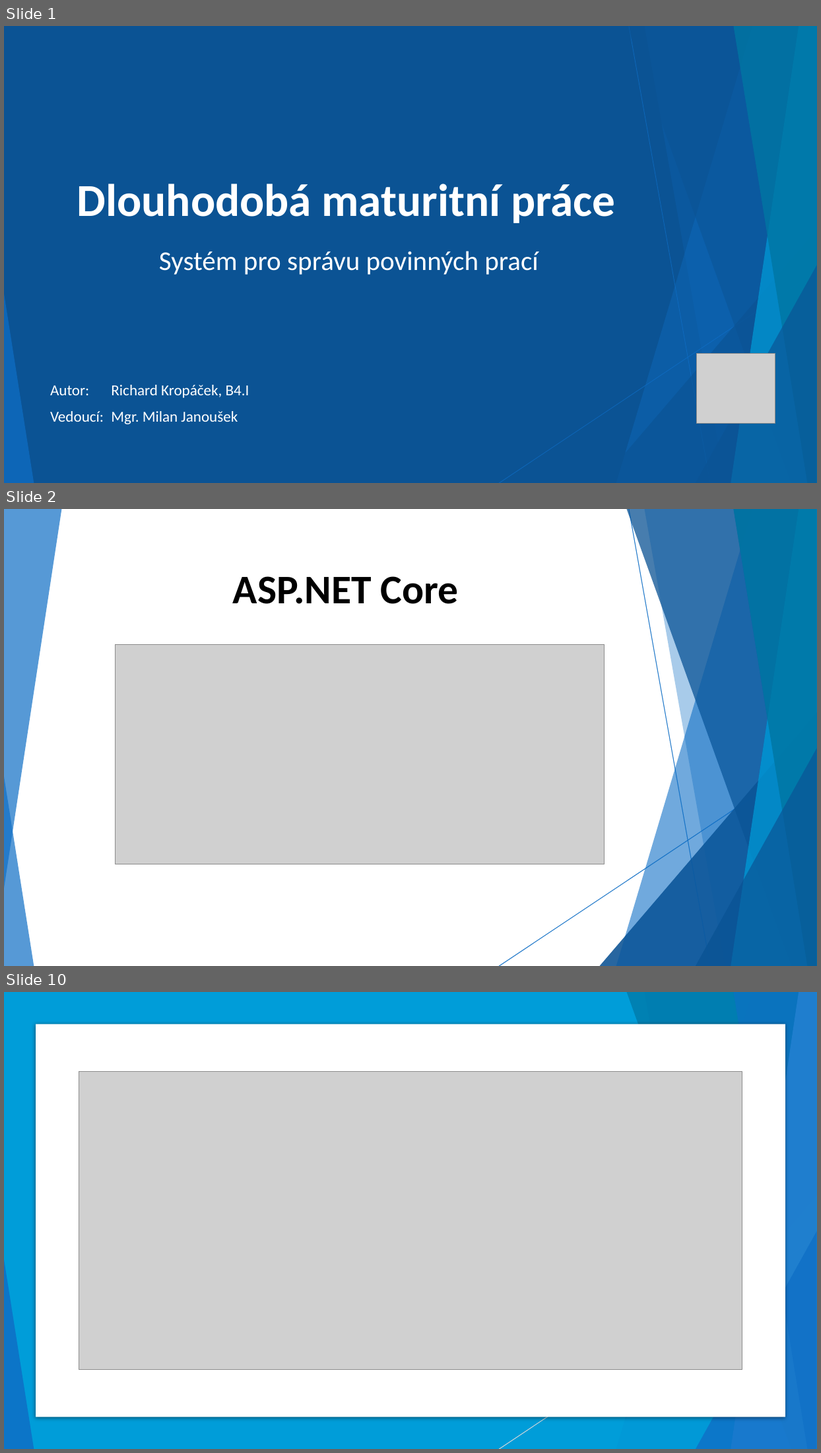
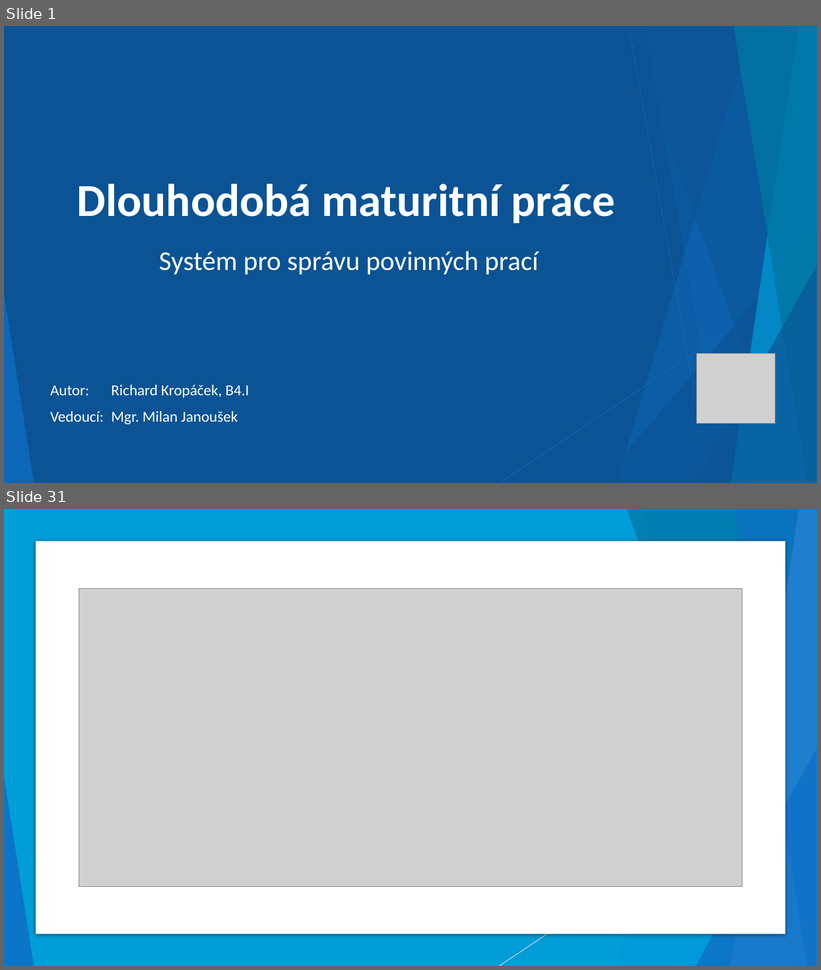
Before and after one commit to Kropi11/Maturitni-zkouska, a slide deck: Dlouhodoba maturitni prace/DMP-prezentace.pptx. Shown one above the other, each under a label of ours: slides 1, 2 and 10 before the commit, slides 1 and 31 after it; the slides between them are not shown. The pictures are 821x1453 and 821x970 pixels, drawn with LibreOffice and Linux fonts; fonts in the diff are those of the drawing; grey boxes stand for pictures. Boxes give left, top, right and bottom in pixels: in the first picture for what was removed or moved away, otherwise in the second. Text is boxed around its words. In the diff, an @@ line names an element or a change of style, - is before the commit and + after.

```diff
--- a/Dlouhodoba maturitni prace/DMP-prezentace.pptx
+++ b/Dlouhodoba maturitni prace/DMP-prezentace.pptx
@@ slide 2 removed at box(4, 509, 817, 966), background #FFFFFF; not listed: 10 template elements that a slide beside it also shows @@
@@ title removed at box(233, 576, 458, 604) @@
-ASP.NET Core
@@ picture removed at box(116, 644, 605, 865) @@
@@ group removed at box(4, 509, 817, 966): 6 freeform shapes, 2 lines, 2 triangles @@
@@ what was slide 10 is now slide 31 @@
```
Also in this commit, not shown: 28 slides added, 3 other slides removed.
